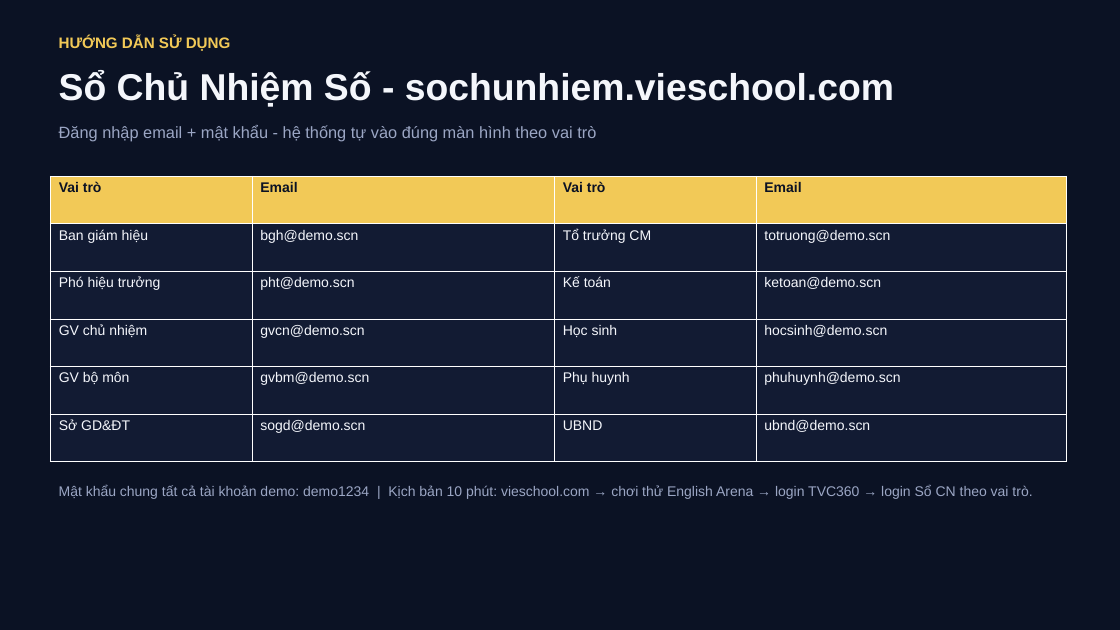
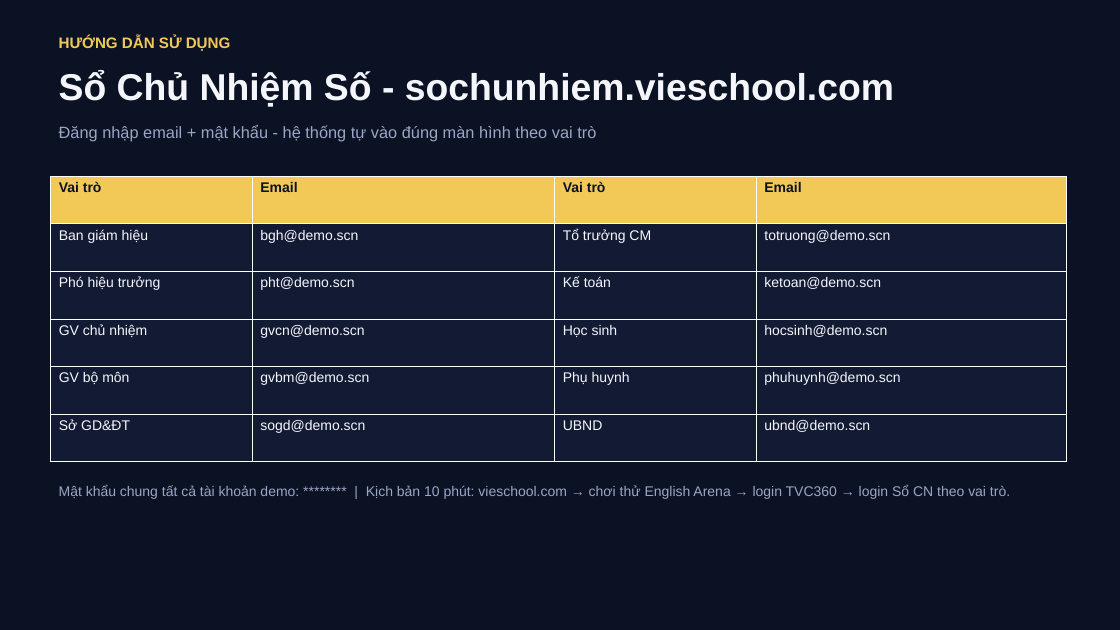
Before and after one commit to saintzzz/student-self-practice-web, a slide deck: slide 9 of docs/proposal-vieschool-khach-hang.pptx. Drawn at 1120x630 pixels with LibreOffice and Linux fonts; fonts in the diff are those of the drawing. Boxes give left, top, right and bottom in pixels: in the first picture for what was removed or moved away, otherwise in the second. Text is boxed around its words. In the diff, an @@ line names an element or a change of style, - is before the commit and + after.

```diff
--- a/docs/proposal-vieschool-khach-hang.pptx
+++ b/docs/proposal-vieschool-khach-hang.pptx
@@ text at (59,485,1010,499): text changed @@
-Mật khẩu chung tất cả tài khoản demo: demo1234 | Kịch bản 10 phút: vieschool.com → chơi thử English Arena → login TVC360 → login Sổ CN theo vai trò.
+Mật khẩu chung tất cả tài khoản demo: ******** | Kịch bản 10 phút: vieschool.com → chơi thử English Arena → login TVC360 → login Sổ CN theo vai trò.
```
Also in this commit, not shown: 2 other slides changed, 46 other files.
